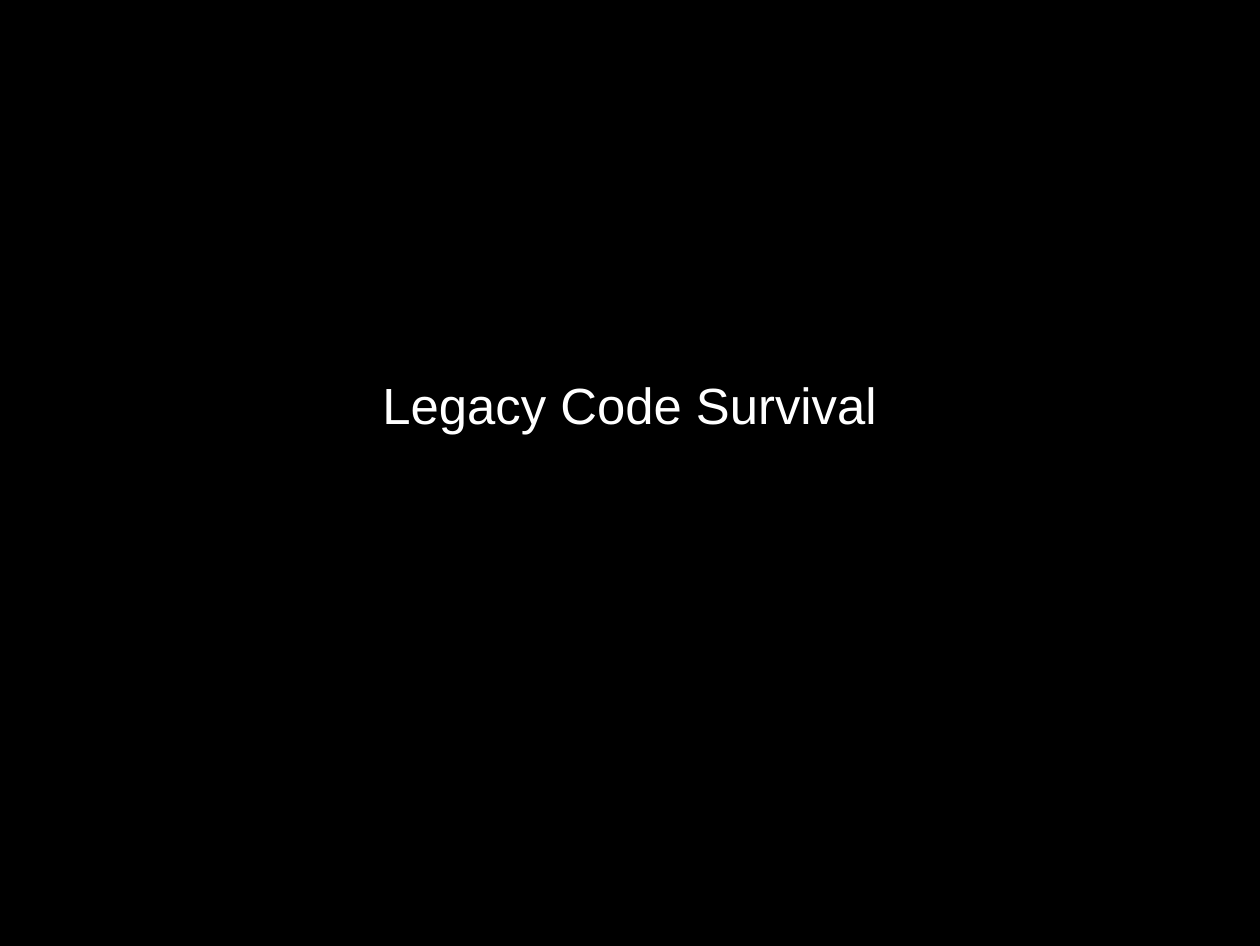
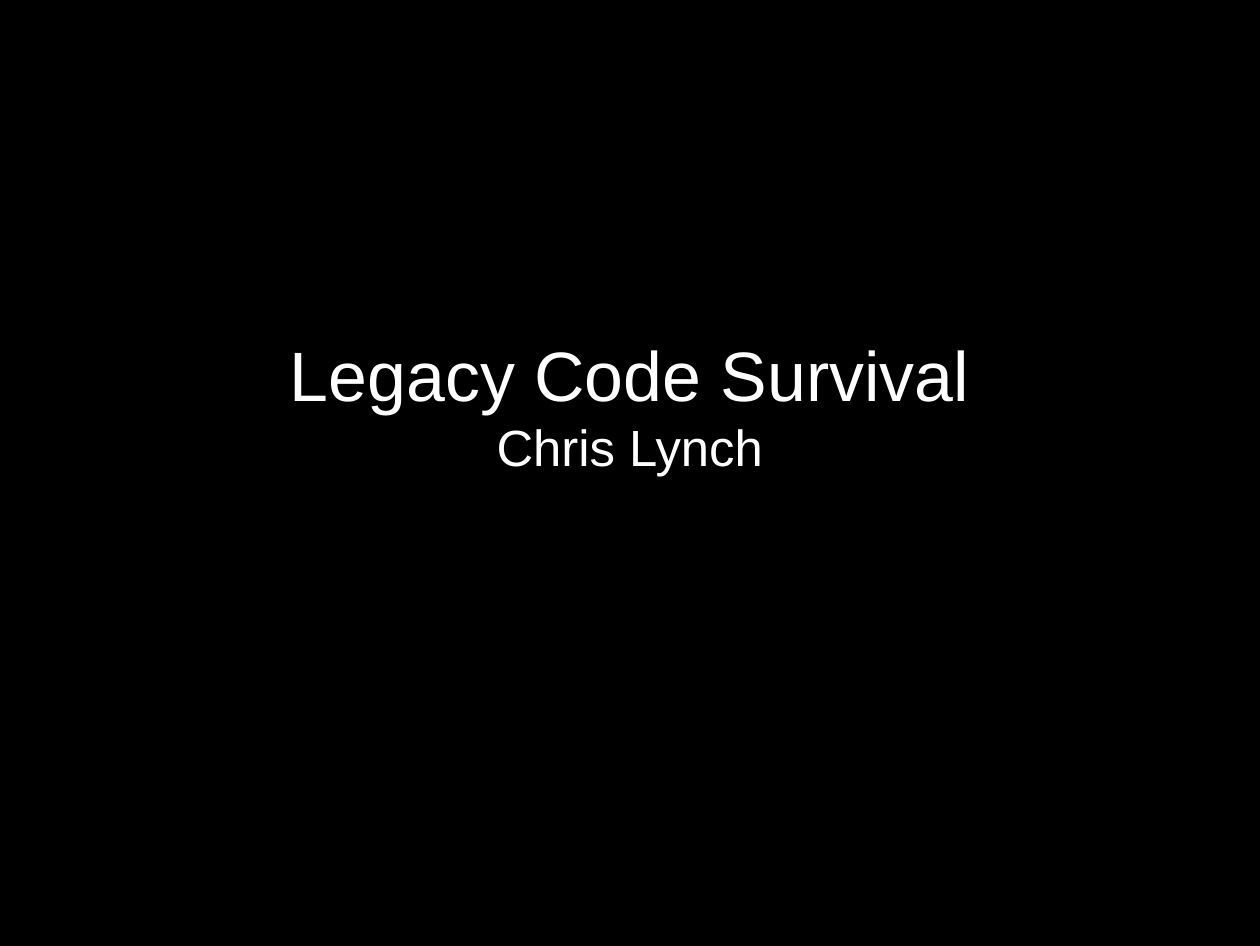
Before and after one commit to ChrisLynch42/presentations, a slide deck: slide 1 of codepalousa/legacy_code/coudepalousa.odp. Drawn at 1260x946 pixels with LibreOffice and Linux fonts; fonts in the diff are those of the drawing. Boxes give left, top, right and bottom in pixels: in the first picture for what was removed or moved away, otherwise in the second. Text is boxed around its words. In the diff, an @@ line names an element or a change of style, - is before the commit and + after.

```diff
--- a/codepalousa/legacy_code/coudepalousa.odp
+++ b/codepalousa/legacy_code/coudepalousa.odp
@@ subtitle at (290, 350, 969, 414): size 32 to 44 pt in "Legacy Code Survival" @@
@@ subtitle at (497, 429, 763, 476): paragraph added @@
+Chris Lynch
```
Also in this commit, not shown: 6 other slides changed, 3 slides added, 8 slides removed.
